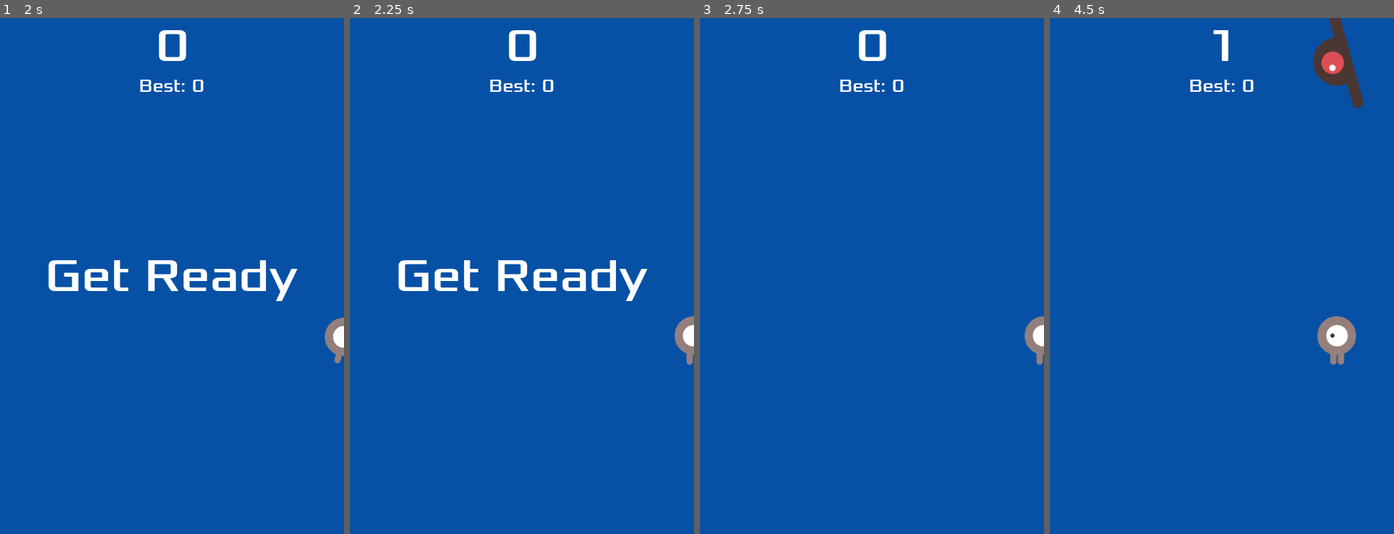
Above: before the commit, frames 1-4 (left to right).
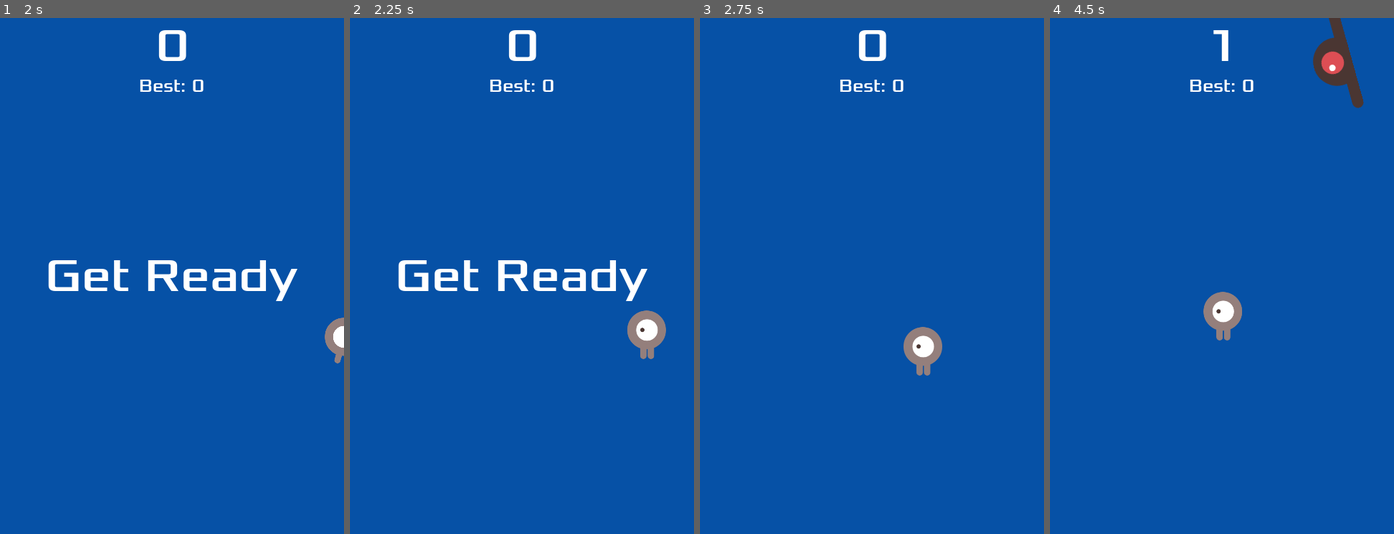
Above: after the commit, the same moments.

Repository: oriash93/dodge-the-creepers
Game: Godot game, scene res://scenes/main.tscn
Same seed, same stepped clock (60 frames per second), same inputs: the game is played once before the commit and once after it.
Inputs (mouse positions are in pixels of both pictures, inside the frame that each line leads up to):
- Up to frame 1 (2 s): click "Start" at 0.5 s; tap Enter at 1.25 s; move the mouse to (247, 250) at 1.27 s; hold Right (move_right) from 1.28 s (still down); click (247, 250) at 1.42 s
- Up to frame 2 (2.25 s): release Right (move_right) at 2 s; drag from (453, 301) to (504, 379) at 2.02 s
- Up to frame 3 (2.75 s): no input
- Up to frame 4 (4.5 s): move the mouse to (1256, 162) at 2.77 s; hold Right (move_right) 2.78-3.5 s; drag from (1204, 379) to (1118, 198) at 3.52 s; move the mouse to (1325, 353) at 4.27 s; hold Left (move_left) from 4.28 s (still down)

Frame 1 is identical in both runs. In frame 2, 1.1% of the frame differs, in the area x 80-100%, y 56-68%; in frame 3, 1.1%; in frame 4, 1.5%, in the area x 44-89%, y 53-68%.

Commit message:
Add mobile web support via touch-drag-to-follow input
Player now follows the finger on touchscreen devices using
InputEventScreenTouch and InputEventScreenDrag. Keyboard controls
remain fully intact. Fixes PWA orientation to portrait to match
the 480x720 viewport.

Co-Authored-By: Claude Sonnet 4.6 <noreply@anthropic.com>
Claude-Session: https://claude.ai/code/session_01Wao5L2GFHCC9cRSd9XgQqm

Diff:
--- a/scripts/player.gd
+++ b/scripts/player.gd
@@ -4,11 +4,22 @@
 
 @export var speed: int = 400
 var screen_size: Vector2
+var touch_active: bool = false
+var touch_target: Vector2 = Vector2.ZERO
 
 
 func _ready() -> void:
 	screen_size = get_viewport_rect().size
 	hide()
+
+
+func _input(event: InputEvent) -> void:
+	if event is InputEventScreenTouch:
+		touch_active = event.pressed
+		if event.pressed:
+			touch_target = get_viewport().get_screen_transform().affine_inverse() * event.position
+	elif event is InputEventScreenDrag:
+		touch_target = get_viewport().get_screen_transform().affine_inverse() * event.position
 
 
 func _process(delta: float) -> void:
@@ -21,6 +32,11 @@
 		velocity.y += 1
 	if Input.is_action_pressed("move_up"):
 		velocity.y -= 1
+
+	if touch_active and velocity == Vector2.ZERO:
+		var to_target: Vector2 = touch_target - position
+		if to_target.length() > 4.0:
+			velocity = to_target.normalized()
 
 	if velocity.length() > 0:
 		velocity = velocity.normalized() * speed
@@ -49,5 +65,6 @@
 
 func start(pos: Vector2) -> void:
 	position = pos
+	touch_active = false
 	show()
 	$CollisionShape2D.disabled = false
Not shown, changed: export_presets.cfg
